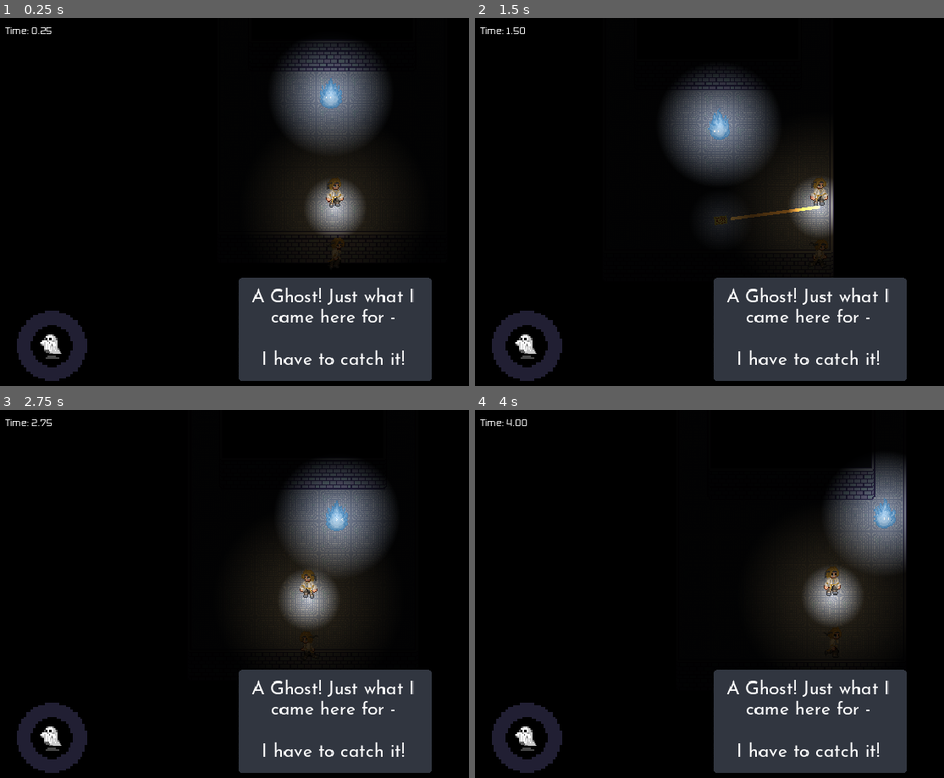
Above: before the commit, frames 1-4 (two rows, left to right).
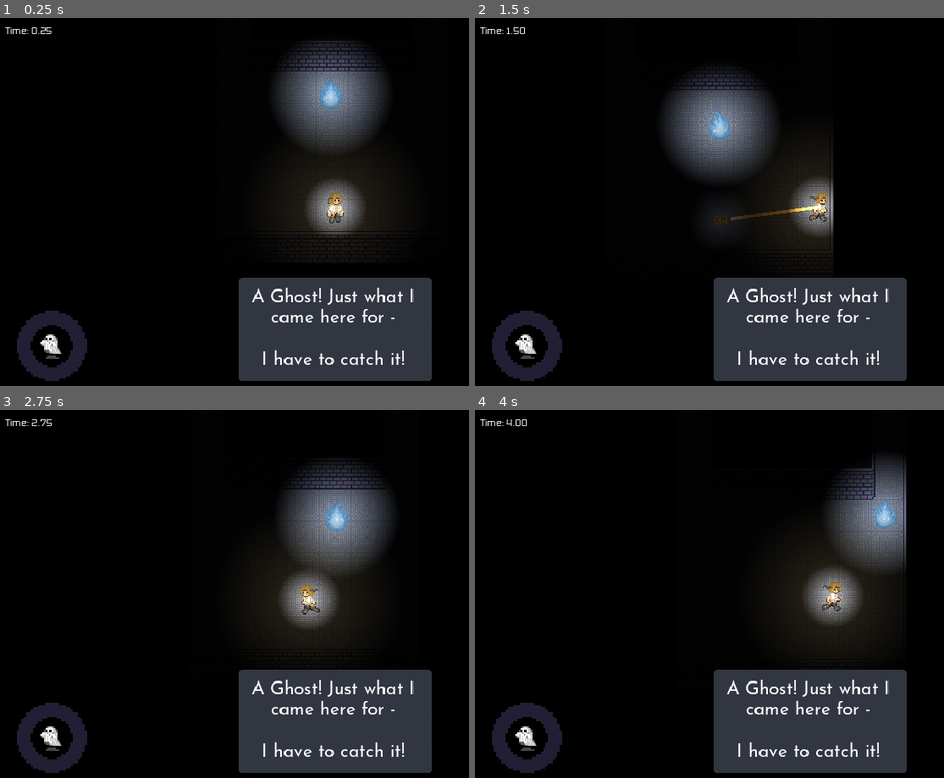
Above: after the commit, the same moments.

Repository: junyynyyn/Summer-Jam-2024
Game: Godot game, scene res://Scenes/Levels/Level1.tscn
Same seed, same stepped clock (60 frames per second), same inputs: the game is played once before the commit and once after it. This scene is started directly instead of the project's main scene.
Inputs (mouse positions are in pixels of both pictures, inside the frame that each line leads up to):
- Up to frame 1 (0.25 s): no input
- Up to frame 2 (1.5 s): tap E at 0.5 s; move the mouse to (outside the picture) at 0.52 s; hold D (right) 0.53-1.25 s; tap W (up) at 0.6, 0.77, 1.07 s; click (outside the picture) at 0.67 s; tap Enter at 1.25 s; drag from (676, 227) to (836, 202) at 1.27 s
- Up to frame 3 (2.75 s): tap Enter at 2 s; move the mouse to (403, 516) at 2.02 s; hold A (left) from 2.03 s (still down); tap E at 2.1 s; tap W (up) at 2.3 s
- Up to frame 4 (4 s): release A (left) at 2.75 s; tap Enter at 2.75, 3.5 s; drag from (775, 674) to (606, 542) at 2.77 s; move the mouse to (outside the picture) at 3.52 s; hold D (right) from 3.53 s (still down); tap W (up) at 3.6, 3.77 s

The runs differ from the first frame. In frame 1, 0.3% of the frame differs, in the area x 69-74%, y 43-68%; in frame 2, 0.3%; in frame 3, 0.3%; in frame 4, 0.3%.

Commit message:
stop stealing my fucking animations

Diff:
--- a/UniMelb Game Jam/Scenes/Levels/Level1.tscn
+++ b/UniMelb Game Jam/Scenes/Levels/Level1.tscn
@@ -55,7 +55,7 @@
 horizontal_alignment = 1
 autowrap_mode = 3
 
-[node name="TileMap" parent="." index="2"]
+[node name="TileMap" parent="." index="1"]
 layer_0/tile_data = PackedInt32Array(262144, 65540, 1, 327680, 65540, 1, 393216, 65540, 1, 458752, 65540, 1, 262148, 65 …(2948 unchanged characters)…
 layer_1/tile_data = PackedInt32Array(-262137, 131076, 1, -196601, 131076, 1, -131065, 131076, 1, -65529, 131076, 1, 7,  …(1515 unchanged characters)…
 
@@ -79,10 +79,10 @@
 [node name="Player" parent="PlayerResources" index="0"]
 position = Vector2(115, 585)
 
-[node name="Pedestal" parent="." index="10" instance=ExtResource("7_l2qfa")]
+[node name="Pedestal" parent="." index="8" instance=ExtResource("7_l2qfa")]
 position = Vector2(112, 110)
 
-[node name="Tutorial Prompts" type="Node2D" parent="." index="11"]
+[node name="Tutorial Prompts" type="Node2D" parent="." index="9"]
 script = ExtResource("10_8b27o")
 
 [node name="Tutorial2ndPrompt" type="Area2D" parent="Tutorial Prompts" index="0"]
--- a/UniMelb Game Jam/Scenes/Levels/Level3.tscn
+++ b/UniMelb Game Jam/Scenes/Levels/Level3.tscn
@@ -14,7 +14,7 @@
 ThreeStar = 3.0
 Gold = 2.75
 
-[node name="TileMap" parent="." index="2"]
+[node name="TileMap" parent="." index="1"]
 layer_0/tile_data = PackedInt32Array(393217, 65540, 1, 458753, 65540, 1, 524289, 65540, 1, 589825, 65540, 1, 655361, 65 …(4467 unchanged characters)…
 layer_1/tile_data = PackedInt32Array(-65528, 65540, 0, -65527, 65540, 0, -65526, 65540, 0, -65525, 196612, 1, 196623, 4 …(1872 unchanged characters)…
 
--- a/UniMelb Game Jam/Scenes/Player/Player.tscn
+++ b/UniMelb Game Jam/Scenes/Player/Player.tscn
@@ -42,10 +42,28 @@
 "values": [0]
 }
 
+[sub_resource type="Animation" id="Animation_qdpcu"]
+resource_name = "Run"
+length = 0.6
+loop_mode = 1
+tracks/0/type = "value"
+tracks/0/imported = false
+tracks/0/enabled = true
+tracks/0/path = NodePath("Sprite2D:frame")
+tracks/0/interp = 1
+tracks/0/loop_wrap = true
+tracks/0/keys = {
+"times": PackedFloat32Array(0, 0.1, 0.2, 0.3, 0.4, 0.5),
+"transitions": PackedFloat32Array(1, 1, 1, 1, 1, 1),
+"update": 1,
+"values": [6, 7, 8, 9, 10, 11]
+}
+
 [sub_resource type="AnimationLibrary" id="AnimationLibrary_nhox1"]
 _data = {
 "Idle": SubResource("Animation_0s1bv"),
-"RESET": SubResource("Animation_8qw5v")
+"RESET": SubResource("Animation_8qw5v"),
+"Run": SubResource("Animation_qdpcu")
 }
 
 [node name="Player" type="CharacterBody2D" groups=["Player"]]
@@ -56,10 +74,11 @@
 shape = SubResource("RectangleShape2D_4a6i0")
 
 [node name="Sprite2D" type="Sprite2D" parent="."]
-position = Vector2(-0.500002, -0.500001)
+position = Vector2(5.96046e-08, -16)
 scale = Vector2(0.96875, 0.96875)
 texture = ExtResource("2_uw1s4")
 hframes = 6
+vframes = 2
 
 [node name="GhostCollectionArea" type="Area2D" parent="."]
 collision_mask = 2
--- a/UniMelb Game Jam/Scripts/Player/Player.gd
+++ b/UniMelb Game Jam/Scripts/Player/Player.gd
@@ -27,6 +27,7 @@
 			get_tree().reload_current_scene()
 
 	if direction:
+		$AnimationPlayer.play("Run")
 		if (velocity.x):
 			$Sprite2D.flip_h = velocity.x < 0
 		velocity.x = move_toward(velocity.x, direction.x * SPEED, ACCELERATION)
Not shown: 1 places in UniMelb Game Jam/Scenes/Player/Player.tscn that only renumber resources
